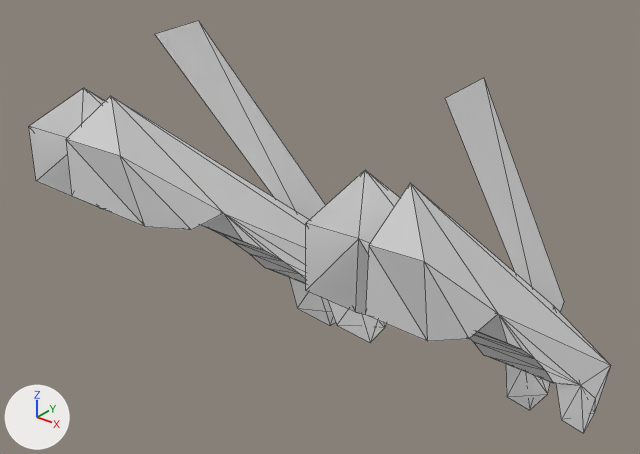
The COLLADA model aero_description/aero_four_legs/models/urdf/aero_upper_meshes/LARM_INDEX_LINK1_mesh.dae, before and after one commit.
The view is the same before and after, from a 50 mm camera at (0.000527, -0.001789, 0.000254) aimed at (0.00004, -0.001181, -0.000123). Every picture has the same lights, and +X, +Y and +Z are marked at lower left. Mesh edges are drawn as thin lines. Where no turn or scale is listed for an object, it has been applied to the vertices.

In view in the first picture: 'LARM_INDEX_LINK1'.
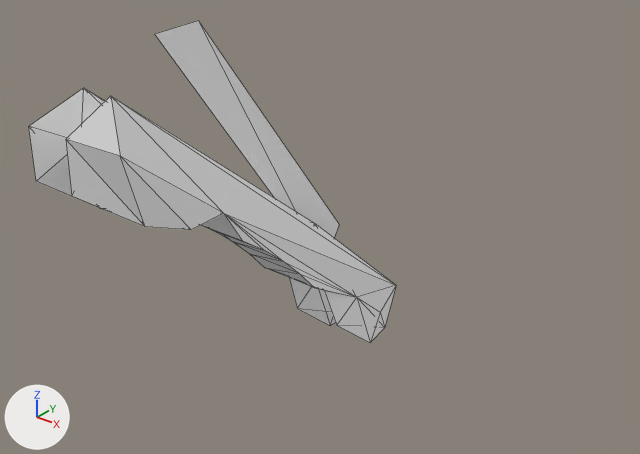
The newer file is also rescaled (x100.0), turned or shifted as a whole; pictures and numbers use the older file's frame.

The change, as a diff of the scene's bpy script:
```diff
--- a/aero_description/aero_four_legs/models/urdf/aero_upper_meshes/LARM_INDEX_LINK1_mesh.dae.py
+++ b/aero_description/aero_four_legs/models/urdf/aero_upper_meshes/LARM_INDEX_LINK1_mesh.dae.py
@@ mat_blinn20 @@
+mat_blinn20 = principled_material('blinn20')
+mat_blinn20.base_color = (1.0, 1.0, 1.0)  # white #ffffff
+mat_blinn20.roughness = 0.9
@@ me_larm_index_link1 @@
 me_larm_index_link1.from_pydata(...)  # 100 vertices, 186 faces; spans x -0.000103..0.000269, y -0.001402..-0.000932, z -0.000384..0.000072
 # used by ob_larm_index_link1; location = (0.0, 0.0, 0.0)
 # verts and faces of me_larm_index_link1; kept vertices keep their numbers, new ones are numbered from 100
 # before: 17 (-0.000035, -0.001078, -0.000267), 33 (-0.000031, -0.000932, -0.000324), 34 (-0.00003, -0.00102, -0.000301), 35 (-0.000031, -0.000967, -0.000348), 36 (-0.000034, -0.00095, -0.000382) at pixel (384, 327)
 # before: 37 (-0.000032, -0.001059, -0.000323) at pixel (336, 325)
-me_larm_index_link1.materials.append(mat_m0blinn20)  # white #ffffff
-me_larm_index_link1.materials.append(mat_m1blinn21)  # white #ffffff
+# me_larm_index_link1 part 1: the loose piece of 46 vertices spanning x 0.000189..0.000269, y -0.001402..-0.000932, z -0.000384..0.000034 is deleted
+# me_larm_index_link1 part 2: the loose piece of 4 vertices spanning x 0.000229..0.00023, y -0.001281..-0.001015, z -0.000259..0.000072 is deleted
+# me_larm_index_link1 part 3
+delete_faces([(33, 35, 34), (33, 36, 35), (17, 34, 37)])
+faces += [(33, 34, 35), (17, 37, 34), (33, 35, 36)]
+me_larm_index_link1.materials.append(mat_blinn20)  # white #ffffff
```

What differs and where, as boxes (x1, y1, x2, y2) in the pictures (640 x 454 px; the box of a moved part takes in the faces that stretch with it):
'LARM_INDEX_LINK1', reshaped (37% narrower, 22% shorter): before (29, 21, 611, 433); after (29, 21, 396, 342)
part 1 of me_larm_index_link1, deleted: before (306, 170, 611, 433)
part 2 of me_larm_index_link1, deleted: before (445, 78, 564, 312)
part 3 of me_larm_index_link1, moved or reshaped: before (328, 300, 386, 326); after (324, 286, 396, 326)
